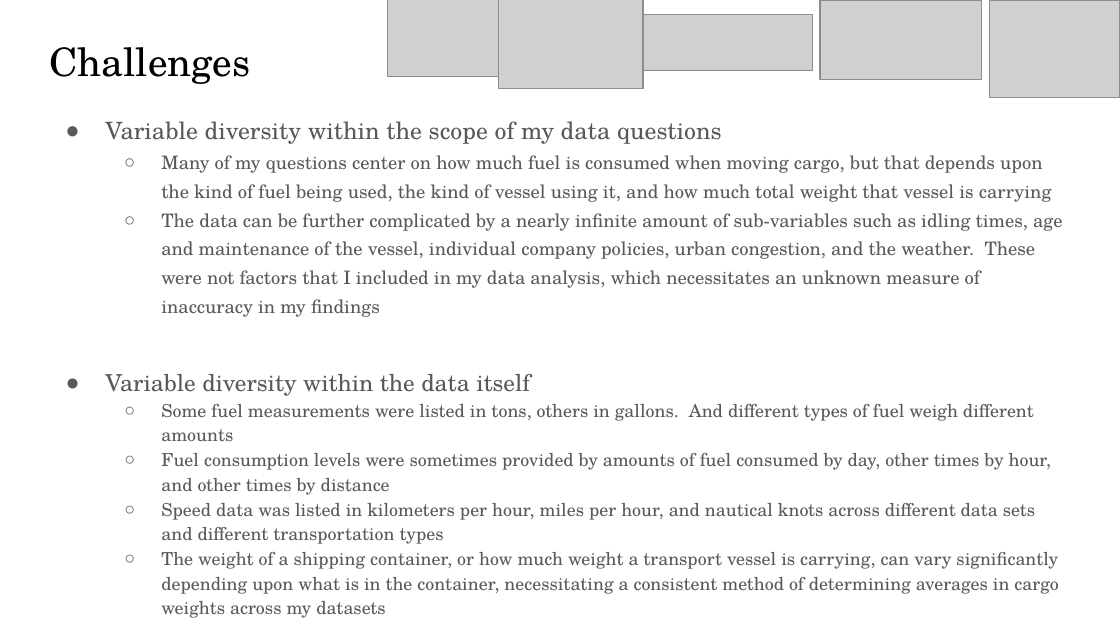
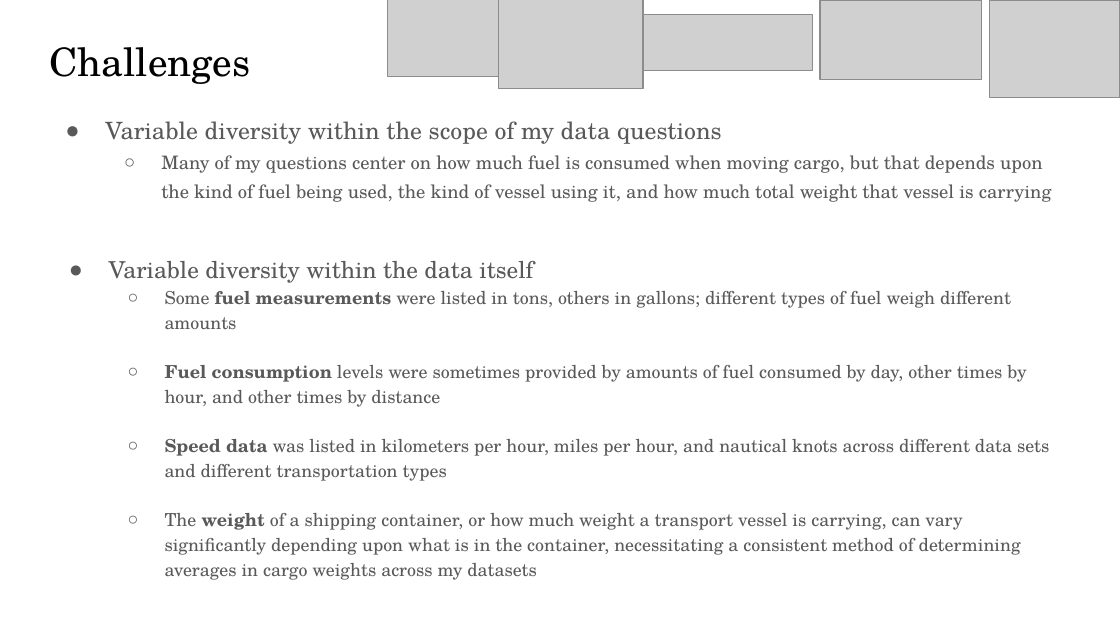
Before and after one commit to Rhunsilval/capstone, a slide deck: slide 4 of Presentation/The Cost of Moving Food - capstone.pptx (slide 6 before the commit). Drawn at 1120x630 pixels with LibreOffice and Linux fonts; fonts in the diff are those of the drawing; grey boxes stand for pictures. Boxes give left, top, right and bottom in pixels: in the first picture for what was removed or moved away, otherwise in the second. Text is boxed around its words. In the diff, an @@ line names an element or a change of style, - is before the commit and + after.

```diff
--- a/Presentation/The Cost of Moving Food - capstone.pptx
+++ b/Presentation/The Cost of Moving Food - capstone.pptx
@@ text at (x1=161, y1=213, x2=1062, y2=317): paragraph removed @@
-  ○ The data can be further complicated by a nearly infinite amount of sub-variables such as idling times, age and maintenance of the vessel, individual company policies, urban congestion, and the weather. These were not factors that I included in my data analysis, which necessitates an unknown measure of inaccuracy in my findings
@@ text "Variable diversity within the data ..." moved from (x1=105, y1=374, x2=1058, y2=618) to (x1=109, y1=261, x2=1049, y2=580) @@
@@ text at (x1=165, y1=291, x2=1011, y2=329): text changed @@
-  ○ Some fuel measurements were listed in tons, others in gallons. And different types of fuel weigh different amounts
+  ○ Some fuel measurements were listed in tons, others in gallons; different types of fuel weigh different amounts
@@ text at (x1=165, y1=365, x2=1049, y2=580): bold on in "Fuel consumption", "Speed data", "weight" @@
```
Also in this commit, not shown: 10 other slides changed, 1 slide added, 16 slides removed, 3 other files.
